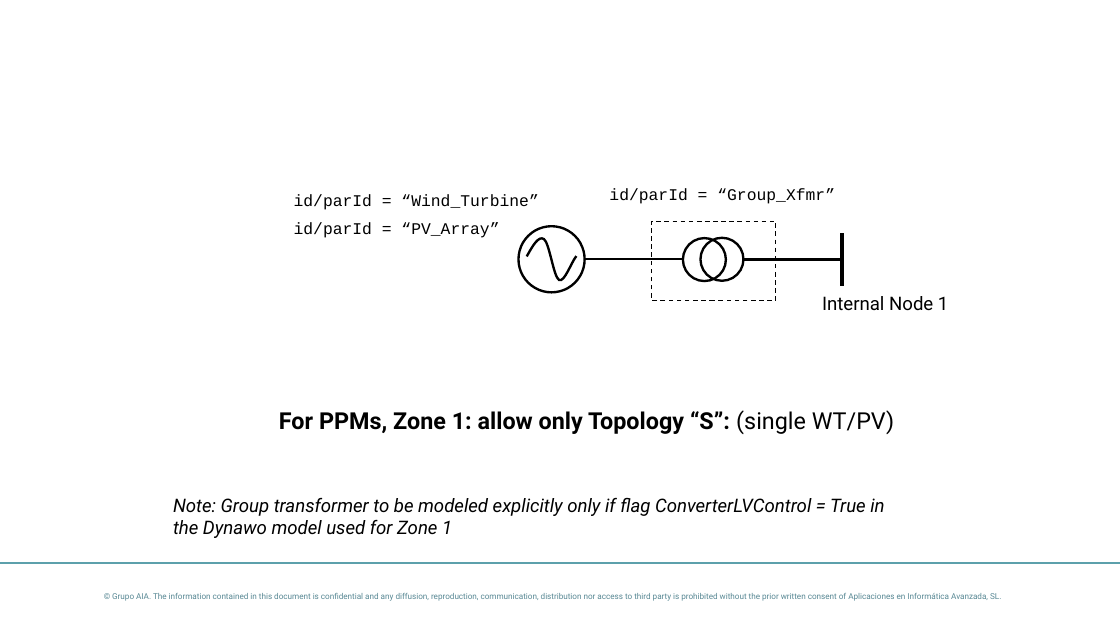
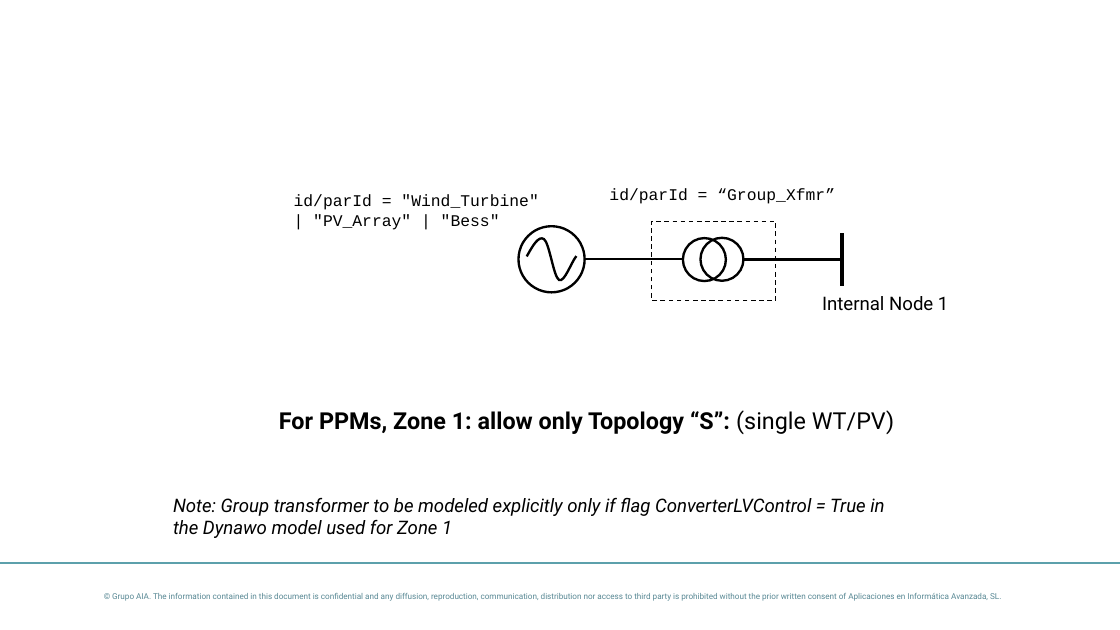
Before and after one commit to dynawo/dyn-grid-compliance-verification, a slide deck: slide 6 of docs/initialization/topology_catalog.pptx. Drawn at 1120x630 pixels with LibreOffice and Linux fonts; fonts in the diff are those of the drawing; background and template pictures are left out. Boxes give left, top, right and bottom in pixels: in the first picture for what was removed or moved away, otherwise in the second. Text is boxed around its words. In the diff, an @@ line names an element or a change of style, - is before the commit and + after.

```diff
--- a/docs/initialization/topology_catalog.pptx
+++ b/docs/initialization/topology_catalog.pptx
@@ text at <box>294,194,538,230</box>: text changed @@
-id/parId = “Wind_Turbine”
+id/parId = "Wind_Turbine" | "PV_Array" | "Bess"
@@ text removed at <box>294,222,499,238</box> @@
-id/parId = “PV_Array”
```
Also in this commit, not shown: 4 other slides changed, 10 other files.
